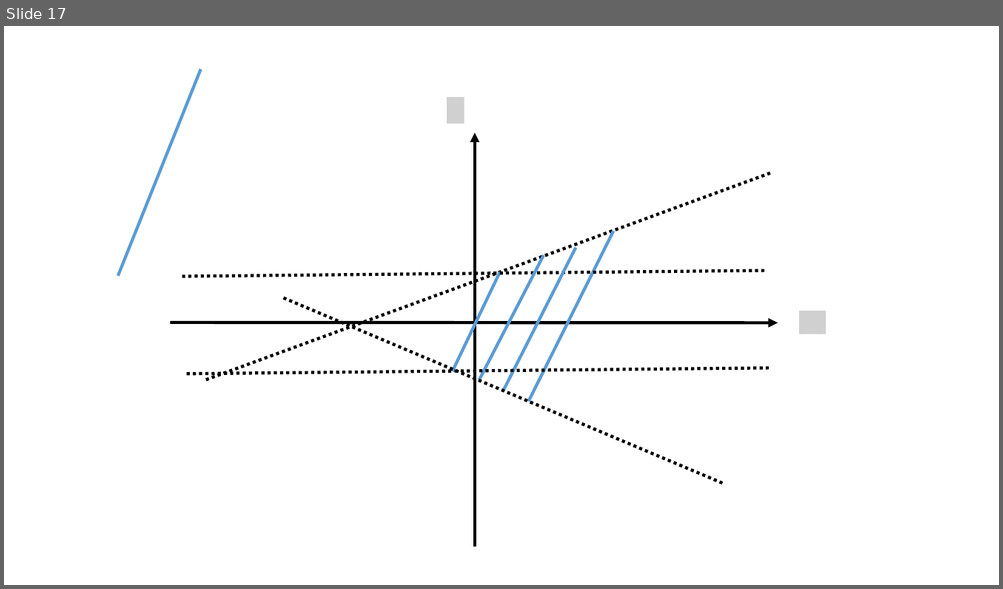
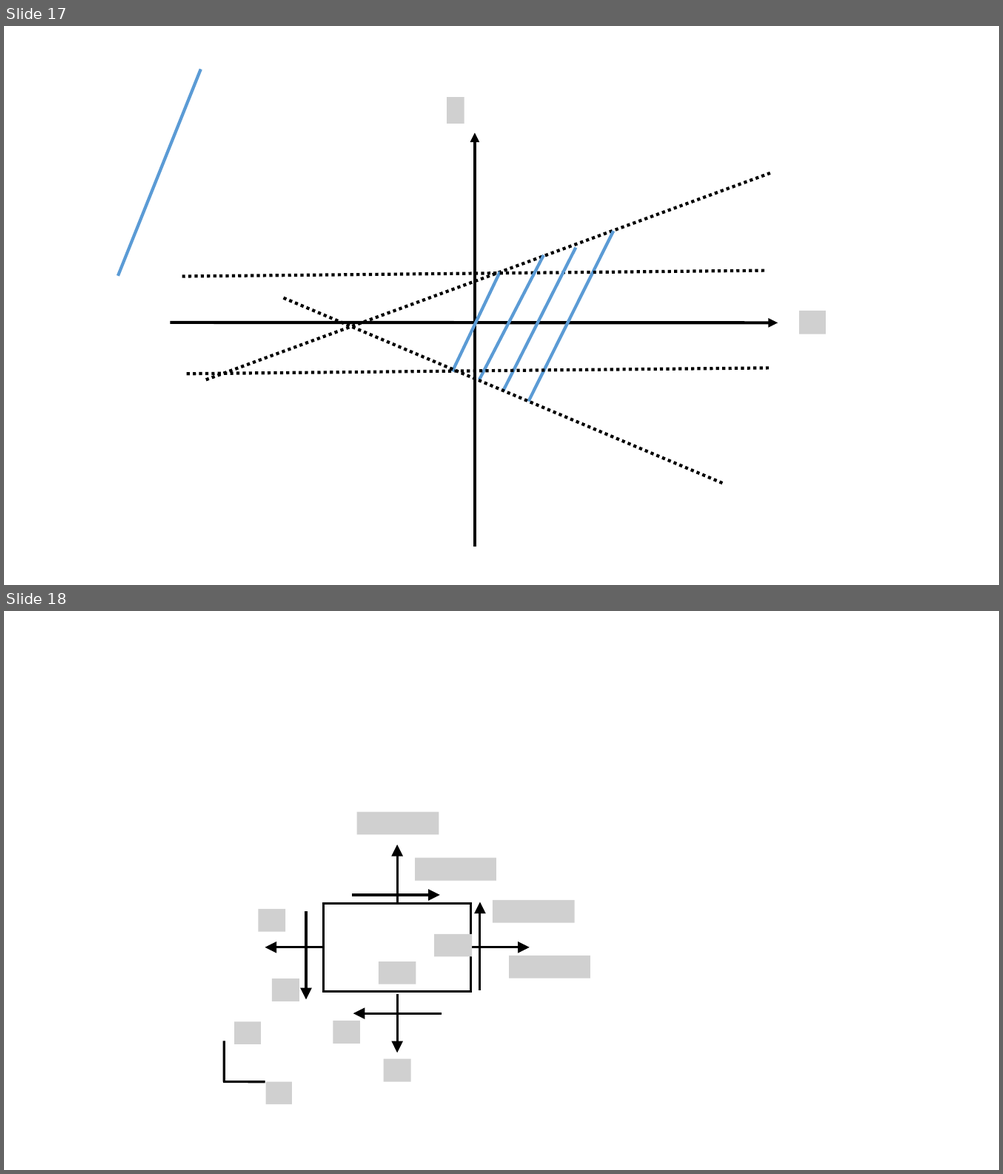
Before and after one commit to kms0523/Study, a slide deck: 그림.pptx. Shown one above the other, each under a label of ours: slide 17 before the commit, slides 17 and 18 after it. The pictures are 1003x589 and 1003x1174 pixels, drawn with LibreOffice and Linux fonts; fonts in the diff are those of the drawing; grey boxes stand for pictures. Boxes give left, top, right and bottom in pixels: in the first picture for what was removed or moved away, otherwise in the second. Text is boxed around its words. In the diff, an @@ line names an element or a change of style, - is before the commit and + after.

```diff
--- a/그림.pptx
+++ b/그림.pptx
@@ slide 18 added at (4,611,999,1170), background #FFFFFF @@
@@ picture added at (357,812,439,834) @@
@@ arrow added from (397, 903) to (397, 845), #000000 2.25 pt @@
@@ picture added at (415,858,496,881) @@
@@ arrow added from (352, 895) to (440, 895), #000000 2.25 pt @@
@@ picture added at (259,909,285,933) @@
@@ arrow added from (306, 911) to (306, 999), #000000 2.25 pt @@
@@ rectangle added at (324,903,471,991), outline #000000 2.25 pt @@
@@ arrow added from (480, 991) to (480, 902), #000000 2.25 pt @@
@@ picture added at (492,900,575,923) @@
@@ picture added at (435,934,472,957) @@
@@ arrow added from (324, 948) to (265, 948), #000000 2.25 pt @@
@@ picture added at (378,962,416,984) @@
@@ arrow added from (470, 948) to (529, 948), #000000 2.25 pt @@
@@ picture added at (509,956,590,979) @@
@@ picture added at (272,979,299,1002) @@
@@ arrow added from (397, 994) to (397, 1054), #000000 2.25 pt @@
@@ picture added at (333,1022,360,1045) @@
@@ arrow added from (441, 1014) to (353, 1014), #000000 2.25 pt @@
@@ picture added at (384,1059,412,1082) @@
@@ group added at (223,1022,292,1105): 2 lines, 2 pictures @@
```
Also in this commit, not shown: 22 other files.
